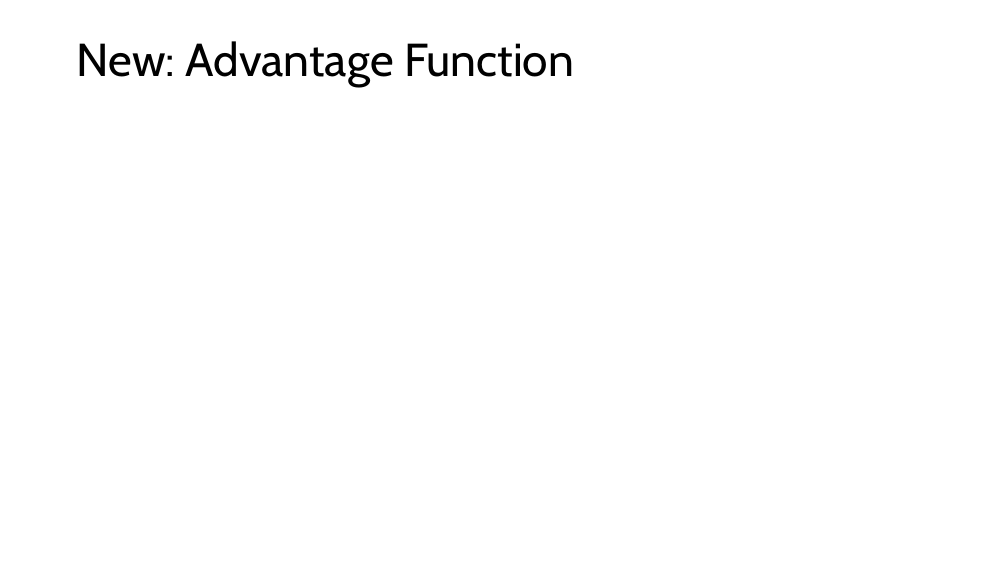
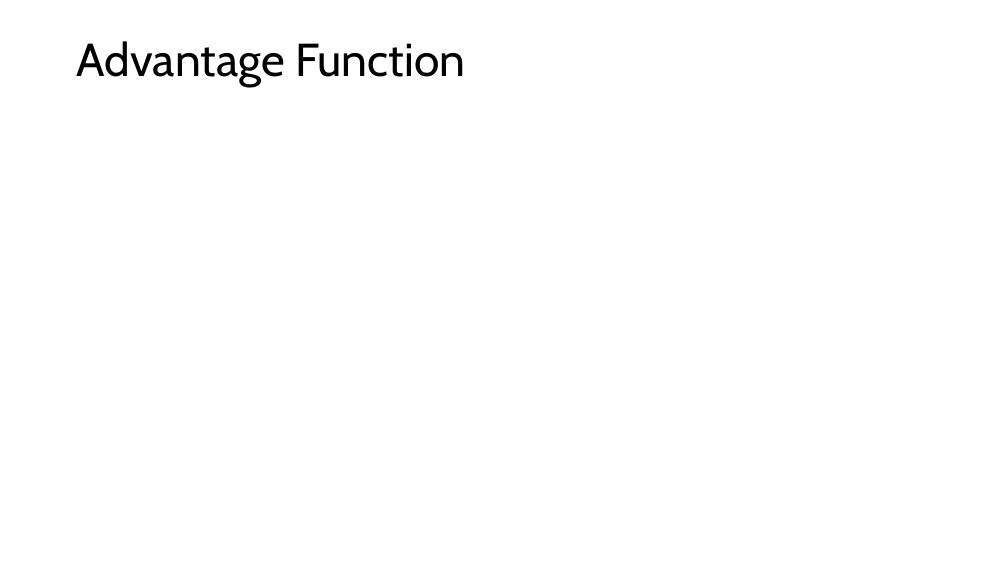
Before and after one commit to mhahsler/Introduction_to_Reinforcement_Learning, a slide deck: slide 16 of slides/Lecture_DRL.pptx. Drawn at 1008x567 pixels with LibreOffice and Linux fonts; fonts in the diff are those of the drawing; grey boxes stand for pictures. Boxes give left, top, right and bottom in pixels: in the first picture for what was removed or moved away, otherwise in the second. Text is boxed around its words. In the diff, an @@ line names an element or a change of style, - is before the commit and + after.

```diff
--- a/slides/Lecture_DRL.pptx
+++ b/slides/Lecture_DRL.pptx
@@ title at bbox=[77, 41, 465, 87]: text changed @@
-New: Advantage Function
+Advantage Function
```
Also in this commit, not shown: 4 other slides changed, 1 slide added, 3 other files.
